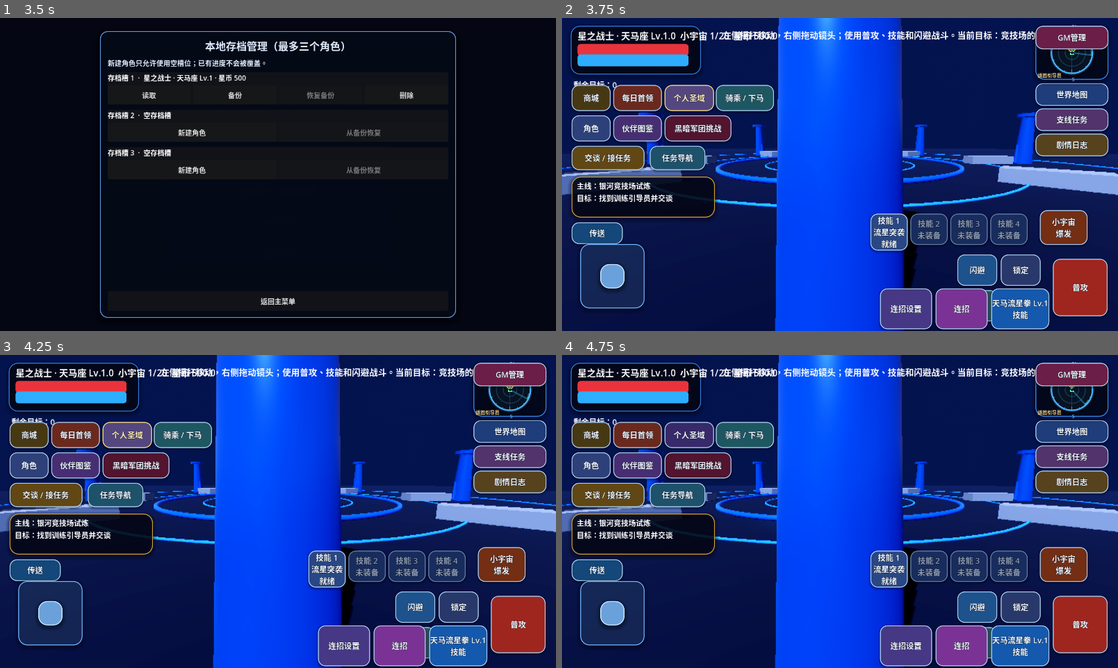
Above: before the commit, frames 1-4 (two rows, left to right).
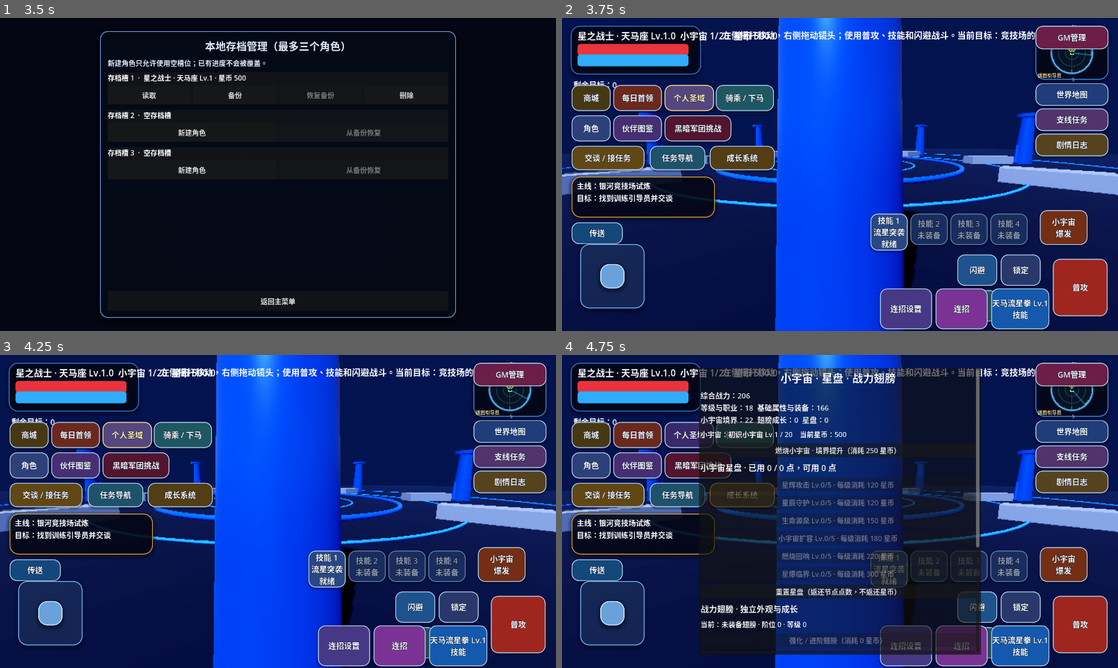
Above: after the commit, the same moments.

Repository: Qazwesrd/Saint-Seiya-Universe-War
Game: Godot game, scene res://scenes/main_menu.tscn
Same seed, same stepped clock (60 frames per second), same inputs: the game is played once before the commit and once after it.
Inputs (mouse positions are in pixels of both pictures, inside the frame that each line leads up to):
- Up to frame 1 (3.5 s): click "开始新游戏 / 新建存档" at 0.5 s; click "开始新游戏 / 新建存档" at 1.25 s; click "继续游戏 / 存档管理" at 2 s; click "游戏设置" at 2.75 s
- Up to frame 2 (3.75 s): click "读取" at 3.5 s
- Up to frame 3 (4.25 s): no input
- Up to frame 4 (4.75 s): click (739, 495) at 4.25 s, where only the run after the commit has a clickable "成长系统"

Frame 1 is identical in both runs. In frame 2, 0.9% of the frame differs, in the area x 26-39%, y 40-50%; in frame 3, 0.9%; in frame 4, 46%, in the area x 24-76%, y 4-96%.

Commit message:
feat: add in-game cosmos wings and combat power growth panel

Diff:
--- a/game/scripts/hud.gd
+++ b/game/scripts/hud.gd
@@ -146,6 +146,7 @@
     _button(root, "商城", Vector2(22, 154), Vector2(112, 214), func(): _open_shop(root), Color(0.28, 0.22, 0.08))
     _button(root, "每日首领", Vector2(118, 154), Vector2(230, 214), func(): _open_daily_boss(root), Color(0.42, 0.16, 0.12))
     _button(root, "角色", Vector2(22, 224), Vector2(112, 284), func(): _open_character(root), Color(0.18, 0.25, 0.48))
+    _button(root, "成长系统", Vector2(340, 294), Vector2(490, 350), func(): _open_growth_panel(root), Color(0.32, 0.24, 0.08))
     _button(root, "伙伴图鉴", Vector2(118, 224), Vector2(230, 284), func(): _open_collection(root), Color(0.28, 0.18, 0.45))
     _button(root, "黑暗军团挑战", Vector2(236, 224), Vector2(390, 284), func(): game.call("start_dark_faction_trial"), Color(0.32, 0.08, 0.18))
     flight_button = _button(root, "天翼飞行", Vector2(-520, -190), Vector2(-410, -126), func(): _call_player("toggle_tenkishi_flight"), Color(0.08, 0.38, 0.52))
@@ -1827,6 +1828,141 @@
  popup.popup_centered()
 
 
+func _open_growth_panel(root: Control) -> void:
+    var popup := PopupPanel.new()
+    popup.size = Vector2(650, 660)
+    var scroll := ScrollContainer.new()
+    scroll.custom_minimum_size = Vector2(630, 640)
+    popup.add_child(scroll)
+    var box := VBoxContainer.new()
+    box.add_theme_constant_override("separation", 9)
+    box.size_flags_horizontal = Control.SIZE_EXPAND_FILL
+    scroll.add_child(box)
+
+    var title := Label.new()
+    title.text = "小宇宙 · 星盘 · 战力翅膀"
+    title.add_theme_font_size_override("font_size", 25)
+    title.horizontal_alignment = HORIZONTAL_ALIGNMENT_CENTER
+    box.add_child(title)
+
+    var power: Dictionary = GrowthSystems.get_power_breakdown()
+    var breakdown: Dictionary = power.get("breakdown", {})
+    var power_label := Label.new()
+    power_label.text = "综合战力：%d\n等级与职业：%d  基础属性与装备：%d\n小宇宙境界：%d  翅膀成长：%d  星盘：%d" % [
+        int(power.get("total", 0)),
+        int(breakdown.get("等级与职业", 0)),
+        int(breakdown.get("基础属性与装备", 0)),
+        int(breakdown.get("小宇宙境界", 0)),
+        int(breakdown.get("翅膀成长", 0)),
+        int(breakdown.get("小宇宙星盘", 0))
+    ]
+    power_label.add_theme_font_size_override("font_size", 17)
+    box.add_child(power_label)
+
+    var cosmos: Dictionary = power.get("cosmos", {})
+    var cosmos_label := Label.new()
+    cosmos_label.text = "小宇宙：%s Lv.%d / %d    当前星币：%d" % [
+        str(cosmos.get("rank", "初识小宇宙")),
+        int(cosmos.get("level", 1)),
+        int(cosmos.get("max_level", 20)),
+        int(RPGState.profile.get("currency", 0))
+    ]
+    box.add_child(cosmos_label)
+    var cosmos_upgrade := Button.new()
+    cosmos_upgrade.text = "燃烧小宇宙 · 境界提升（消耗 %d 星币）" % int(cosmos.get("upgrade_cost", 250))
+    cosmos_upgrade.pressed.connect(func():
+        var ok: bool = RPGState.upgrade_cosmos()
+        set_notice("小宇宙境界提升成功" if ok else "星币不足或当前境界已达上限")
+        popup.queue_free()
+    )
+    box.add_child(cosmos_upgrade)
+
+    var star_title := Label.new()
+    star_title.text = "小宇宙星盘 · 已用 %d / %d 点，可用 %d 点" % [
+        int(power.get("star_map", {}).get("used_points", 0)),
+        int(power.get("star_map", {}).get("unlocked_points", 0)),
+        int(power.get("star_map", {}).get("available_points", 0))
+    ]
+    star_title.add_theme_font_size_override("font_size", 19)
+    box.add_child(star_title)
+    for node in power.get("star_map", {}).get("nodes", []):
+        var node_id := str(node.get("id", ""))
+        var node_rank := int(node.get("rank", 0))
+        var node_button := Button.new()
+        node_button.text = "%s Lv.%d/%d · 每级消耗 %d 星币" % [
+            str(node.get("name", node_id)),
+            node_rank,
+            int(node.get("max_rank", 5)),
+            int(node.get("cost", 100)) * (node_rank + 1)
+        ]
+        node_button.disabled = not bool(node.get("unlocked", false)) or node_rank >= int(node.get("max_rank", 5)) or int(power.get("star_map", {}).get("available_points", 0)) <= 0
+        var selected_node := node_id
+        node_button.pressed.connect(func():
+            var ok: bool = GrowthSystems.allocate_cosmos_node(selected_node)
+            set_notice("星盘节点已强化" if ok else "星币不足、星盘点数不足或节点未解锁")
+            popup.queue_free()
+        )
+        box.add_child(node_button)
+    var reset_nodes := Button.new()
+    reset_nodes.text = "重置星盘（返还节点点数，不返还星币）"
+    reset_nodes.pressed.connect(func():
+        var ok: bool = GrowthSystems.reset_cosmos_star_map()
+        set_notice("星盘已重置" if ok else "当前没有已分配的星盘节点")
+        popup.queue_free()
+    )
+    box.add_child(reset_nodes)
+
+    var wing_title := Label.new()
+    wing_title.text = "战力翅膀 · 独立外观与成长"
+    wing_title.add_theme_font_size_override("font_size", 19)
+    box.add_child(wing_title)
+    var wing_profile: Dictionary = power.get("wings", {})
+    var wing_label := Label.new()
+    wing_label.text = "当前：%s · 阶位 %d · 等级 %d" % [
+        str(wing_profile.get("name", "未装备翅膀")),
+        int(wing_profile.get("rank", 0)),
+        int(wing_profile.get("level", 0))
+    ]
+    box.add_child(wing_label)
+    var wing_upgrade := Button.new()
+    wing_upgrade.text = "强化 / 进阶翅膀（消耗 %d 星币）" % (int(wing_profile.get("level", 1)) * 180 + int(wing_profile.get("rank", 1)) * 250)
+    wing_upgrade.disabled = str(wing_profile.get("equipped", "")).is_empty() or (int(wing_profile.get("rank", 0)) >= 5 and int(wing_profile.get("level", 0)) >= 10)
+    wing_upgrade.pressed.connect(func():
+        var ok: bool = GrowthSystems.upgrade_wing()
+        set_notice("翅膀成长成功" if ok else "星币不足或翅膀已达当前上限")
+        popup.queue_free()
+    )
+    box.add_child(wing_upgrade)
+    var visibility := Button.new()
+    visibility.text = "隐藏翅膀外观" if bool(wing_profile.get("visible", true)) else "显示翅膀外观"
+    visibility.pressed.connect(func():
+        GrowthSystems.set_wing_visible(not bool(wing_profile.get("visible", true)))
+        set_notice("翅膀显示设置已更新")
+        popup.queue_free()
+    )
+    box.add_child(visibility)
+    for wing in GrowthSystems.get_wing_catalog():
+        var wing_id := str(wing.get("id", ""))
+        var owned: Array = wing_profile.get("owned", [])
+        var is_owned := owned.has(wing_id)
+        var wing_button := Button.new()
+        wing_button.text = ( "已拥有 · " if is_owned else "解锁 · " ) + str(wing.get("name", wing_id)) + ("" if is_owned else "（%d 星币）" % int(wing.get("unlock_cost", 0)))
+        wing_button.disabled = not is_owned and int(RPGState.profile.get("currency", 0)) < int(wing.get("unlock_cost", 0))
+        var selected_wing := wing_id
+        wing_button.pressed.connect(func():
+            var ok: bool = GrowthSystems.equip_wing(selected_wing) if is_owned else GrowthSystems.unlock_wing(selected_wing)
+            set_notice("翅膀已装备" if ok else "翅膀解锁或装备失败")
+            popup.queue_free()
+        )
+        box.add_child(wing_button)
+
+    var close := Button.new()
+    close.text = "关闭"
+    close.pressed.connect(func(): popup.queue_free())
+    box.add_child(close)
+    root.add_child(popup)
+    popup.popup_centered()
+
 func show_battle_result(summary: Dictionary, rewards: Dictionary = {}) -> void:
     var root := get_child(0) as Control
     var panel := Panel.new()
